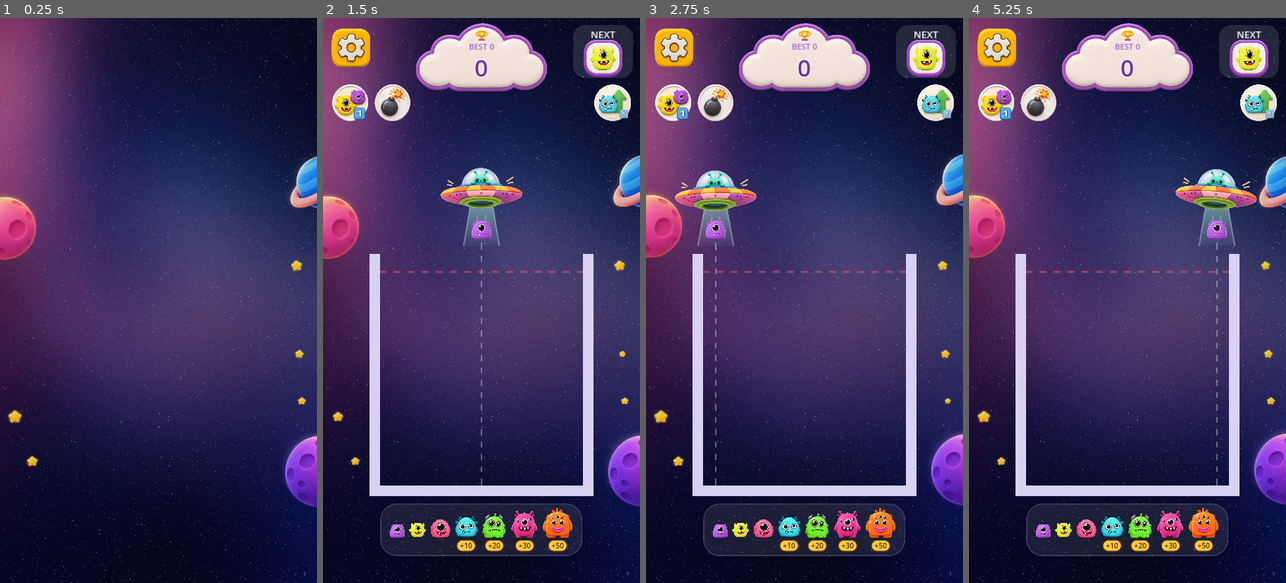
Above: before the commit, frames 1-4 (left to right).
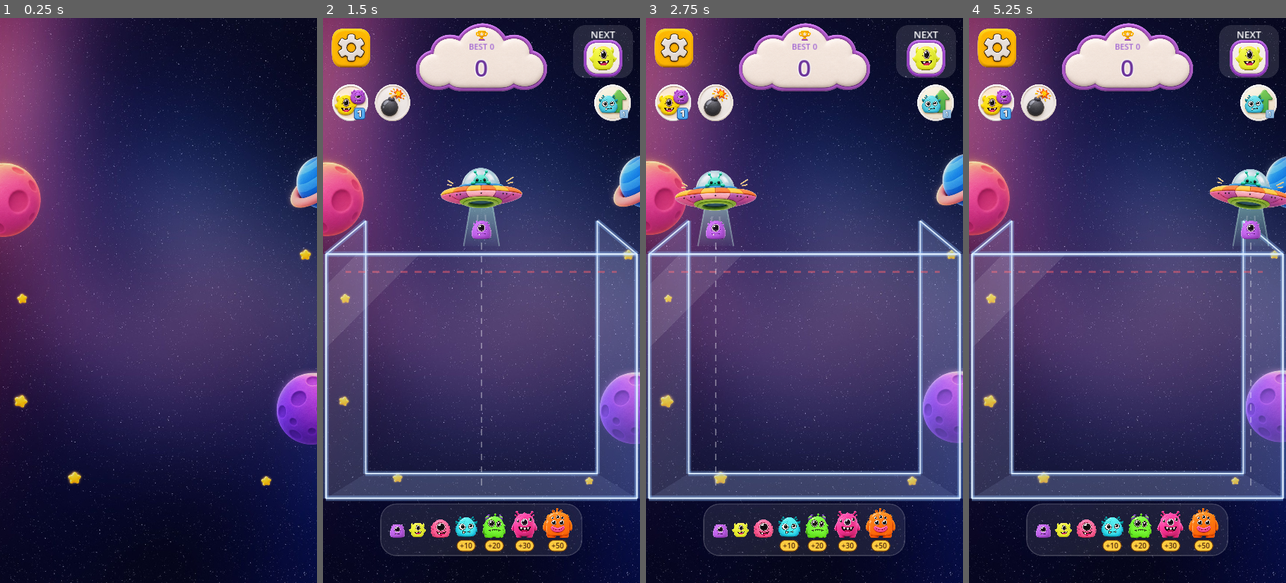
Above: after the commit, the same moments.

Repository: vickyraut212-boop/MonsterMerageGame
Game: Godot game, scene res://scenes/main.tscn
The game is run twice, just before and just after one commit, with the same random seed, the same clock (stepped at 60 frames per second) and the same inputs.
Inputs (mouse positions are in pixels of both pictures, inside the frame that each line leads up to):
- Up to frame 1 (0.25 s): no input
- Up to frame 2 (1.5 s): move the mouse to (551, 272) at 0.52 s; click (551, 272) at 0.67 s; click (351, 102) at 1.25 s
- Up to frame 3 (2.75 s): click (715, 102) at 2 s
- Up to frame 4 (5.25 s): click (1257, 102) at 2.75 s; click (997, 102) at 3.5 s; click (1038, 102) at 4.25 s; click (1257, 102) at 5 s

The runs differ from the first frame. In frame 1, 4.7% of the frame differs, in the area x 0-100%, y 25-87%; in frame 2, 22%; in frame 3, 22%; in frame 4, 25%.

Commit message:
Reshape the jar into a wide glass box like vicky's container art
The jar is now a glass box seen from slightly above: glowing front
pane drawn over the monsters, side panes going back in perspective
with fins at the back corners, and a glass floor. It reaches almost to
both screen edges (monster space 616 px wide instead of 460); the rim
and floor heights are unchanged. Planets may now hang in behind the
side glass, since there is no room left beside the jar.

Co-Authored-By: Claude Opus 5.5 <noreply@anthropic.com>
Claude-Session: https://claude.ai/code/session_01QQF4EqM2NmjTqrraRRtNPn

Diff:
--- a/scripts/jar.gd
+++ b/scripts/jar.gd
@@ -8,21 +8,44 @@
 
 signal game_over
 
+## LOOK
+## The jar is a glass box seen from slightly above, like vicky's glass
+## container art: a front pane with a glowing edge, two side panes going back
+## in perspective (their back corners rise above the rim like little fins),
+## and a glass floor. It reaches almost to both screen edges. The front pane
+## is drawn over the monsters (they are inside the box); everything else is
+## drawn behind them.
+##
+## The invisible walls the monsters bump into sit halfway back along the side
+## panes and the floor, so the monsters look like they stand in the middle of
+## the box.
+
 ## Inside of the jar (the space monsters can occupy).
-## Kept fairly narrow and short so the pile climbs towards the danger line
-## within a minute or two of play; a tall jar never gets dangerous.
 ## inner_left centres it: (720 - inner_width) / 2.
-## The floor stays at inner_top + inner_height = 1060 so the evolution track
-## below the jar does not move; to change the height, move inner_top.
-## The rim sits low (y 535, where vicky marked it) so the pile reaches the
-## danger line quickly. A Tier 7 boss (260 px wide) still fits.
-@export var inner_left := 130.0
+## The rim sits at y 535 (where vicky marked it) so the pile reaches the
+## danger line quickly; the floor is at inner_top + inner_height = 1060.
+@export var inner_left := 52.0
 @export var inner_top := 535.0
-@export var inner_width := 460.0
+@export var inner_width := 616.0
 @export var inner_height := 525.0
 
-## How thick the walls look and collide.
+## How thick the invisible walls are (they collide but are not drawn).
 @export var wall_thickness := 24.0
+
+@export_group("Glass box")
+## How far the side panes go back, left to right, from the front pane to the
+## back corner (the invisible wall is halfway).
+@export var depth_x := 90.0
+## How much higher the back of the floor is than the front (perspective).
+@export var depth_y := 56.0
+## How far the back corner fins rise above the front rim.
+@export var fin_height := 75.0
+@export var glass_fill := Color(0.72, 0.8, 1.0, 0.16)
+@export var floor_fill := Color(0.72, 0.8, 1.0, 0.24)
+@export var front_fill := Color(0.85, 0.92, 1.0, 0.05)
+@export var edge_color := Color(0.88, 0.94, 1.0, 0.9)
+@export var glow_color := Color(0.55, 0.75, 1.0, 0.35)
+@export var shine_color := Color(1.0, 1.0, 1.0, 0.1)
 
 ## How far below the rim the danger line sits.
 @export var danger_line_offset := 40.0
@@ -34,7 +57,7 @@
 @export var wall_friction := 0.6
 @export var wall_bounce := 0.05
 
-@export var wall_color := Color(0.85, 0.82, 0.95)
+@export_group("")
 @export var danger_color := Color(1.0, 0.35, 0.4)
 
 var _danger_zone: Area2D
@@ -42,11 +65,18 @@
 var _time_above_line := {}
 var _in_danger := false
 var _is_over := false
+## Draws the front pane over the monsters.
+var _front: Node2D
 
 
 func _ready() -> void:
 	_build_walls()
 	_build_danger_zone()
+	_front = Node2D.new()
+	_front.name = "FrontGlass"
+	_front.z_index = 1
+	_front.draw.connect(_draw_front)
+	add_child(_front)
 	queue_redraw()
 
 
@@ -138,15 +168,63 @@
 	return true
 
 
-func _draw() -> void:
-	var t := wall_thickness
+## Corners of the glass box. "Front" corners are the pane nearest the player;
+## "back" corners are where the side panes meet the (open) back.
+func _box() -> Dictionary:
+	var half := depth_x / 2.0
+	var left := inner_left
 	var right := inner_left + inner_width
 	var floor_y := get_floor_y()
-	var wall_height := inner_height + t
-	draw_rect(Rect2(inner_left - t, inner_top, t, wall_height), wall_color)
-	draw_rect(Rect2(right, inner_top, t, wall_height), wall_color)
-	draw_rect(Rect2(inner_left - t, floor_y, inner_width + t * 2.0, t), wall_color)
-
+	var lift := depth_y / 2.0
+	return {
+		"front_tl": Vector2(left - half, inner_top),
+		"front_tr": Vector2(right + half, inner_top),
+		"front_bl": Vector2(left - half, floor_y + lift),
+		"front_br": Vector2(right + half, floor_y + lift),
+		"back_tl": Vector2(left + half, inner_top - fin_height),
+		"back_tr": Vector2(right - half, inner_top - fin_height),
+		"back_bl": Vector2(left + half, floor_y - lift),
+		"back_br": Vector2(right - half, floor_y - lift),
+	}
+
+
+## Side panes, floor and danger line, behind the monsters.
+func _draw() -> void:
+	var b := _box()
+	var left_pane := PackedVector2Array([b.front_tl, b.back_tl, b.back_bl, b.front_bl])
+	var right_pane := PackedVector2Array([b.back_tr, b.front_tr, b.front_br, b.back_br])
+	var floor_pane := PackedVector2Array([b.back_bl, b.back_br, b.front_br, b.front_bl])
+	draw_colored_polygon(left_pane, glass_fill)
+	draw_colored_polygon(right_pane, glass_fill)
+	draw_colored_polygon(floor_pane, floor_fill)
+	for edge in [[b.front_tl, b.back_tl], [b.back_tl, b.back_bl], [b.back_bl, b.back_br],
+			[b.back_br, b.back_tr], [b.back_tr, b.front_tr]]:
+		_glow_line(self, edge[0], edge[1], 2.0)
+
+	var right := inner_left + inner_width
 	var line_color := danger_color if _in_danger else Color(danger_color, 0.45)
 	var y := get_danger_y()
 	draw_dashed_line(Vector2(inner_left, y), Vector2(right, y), line_color, 4.0, 16.0)
+
+
+## Front pane, over the monsters: a faint tint, a diagonal shine in the top
+## left corner, and the glowing outline.
+func _draw_front() -> void:
+	var b := _box()
+	var pane := Rect2(b.front_tl, b.front_br - b.front_tl)
+	_front.draw_rect(pane, front_fill)
+	var w := pane.size.x
+	var shine := PackedVector2Array([
+		b.front_tl + Vector2(w * 0.1, 0), b.front_tl + Vector2(w * 0.3, 0),
+		b.front_tl + Vector2(0, w * 0.3), b.front_tl + Vector2(0, w * 0.1),
+	])
+	_front.draw_colored_polygon(shine, shine_color)
+	for edge in [[b.front_tl, b.front_tr], [b.front_tr, b.front_br],
+			[b.front_br, b.front_bl], [b.front_bl, b.front_tl]]:
+		_glow_line(_front, edge[0], edge[1], 3.0)
+
+
+## A glass edge: wide soft glow underneath, crisp light line on top.
+func _glow_line(canvas: CanvasItem, from: Vector2, to: Vector2, width: float) -> void:
+	canvas.draw_line(from, to, glow_color, width + 8.0, true)
+	canvas.draw_line(from, to, edge_color, width, true)
--- a/scripts/space_background.gd
+++ b/scripts/space_background.gd
@@ -55,8 +55,10 @@
 	Rect2(0, 0, 720, 250),
 	Rect2(0, 1085, 720, 195),
 ]
-## Extra space kept free around the jar.
-@export var jar_margin := 10.0
+## Extra space kept free around the jar's monster space. Negative lets
+## planets and stars come that far into it: the jar now reaches both screen
+## edges, so planets hang in behind its side glass.
+@export var jar_margin := -60.0
 ## Where the jar's protected column starts; above this only the score cloud is
 ## in the middle of the screen.
 @export var column_top := 175.0
@@ -84,9 +86,8 @@
 	var jar_rect := Rect2()
 	var jar := get_parent().get_node_or_null("Jar") as Jar
 	if jar:
-		var t := jar.wall_thickness
 		var inner := jar.get_inner_rect()
-		jar_rect = Rect2(inner.position.x - t, 0.0, inner.size.x + t * 2.0, inner.end.y + t).grow(jar_margin)
+		jar_rect = Rect2(inner.position.x, 0.0, inner.size.x, inner.end.y).grow(jar_margin)
 
 	var planet_blocked: Array[Rect2] = planet_keep_clear.duplicate()
 	var star_blocked: Array[Rect2] = star_keep_clear.duplicate()
